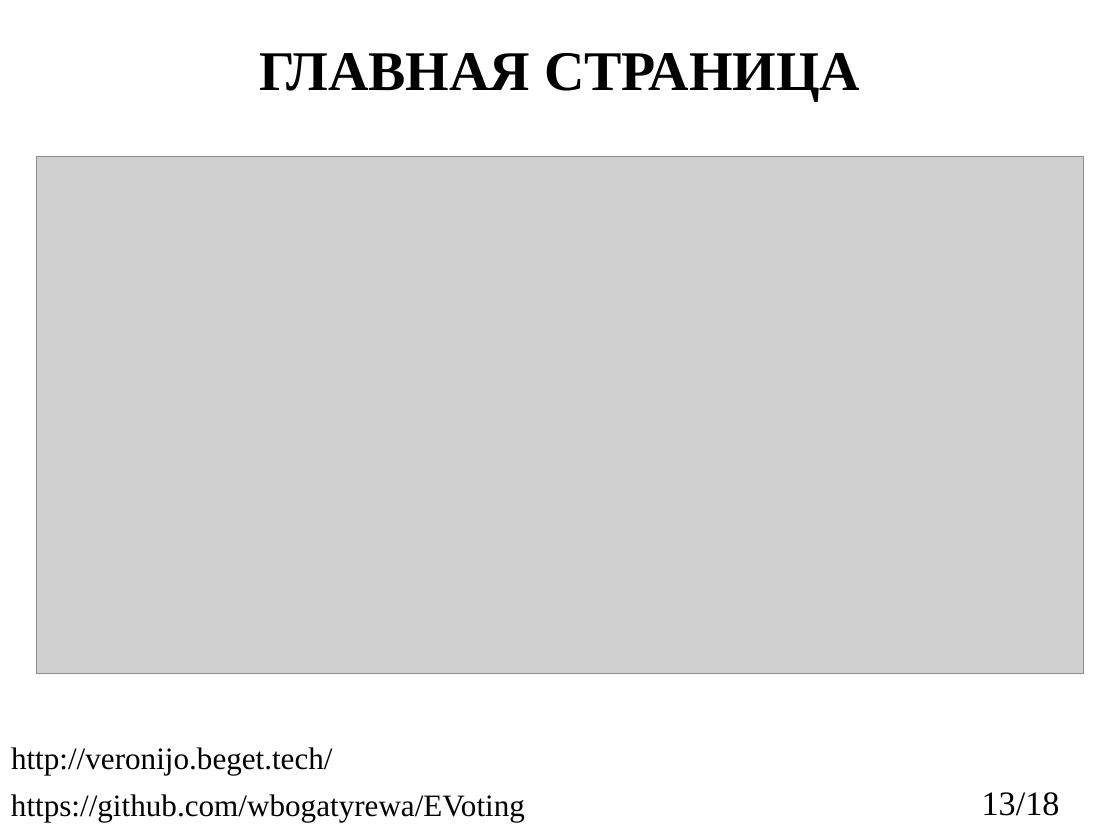
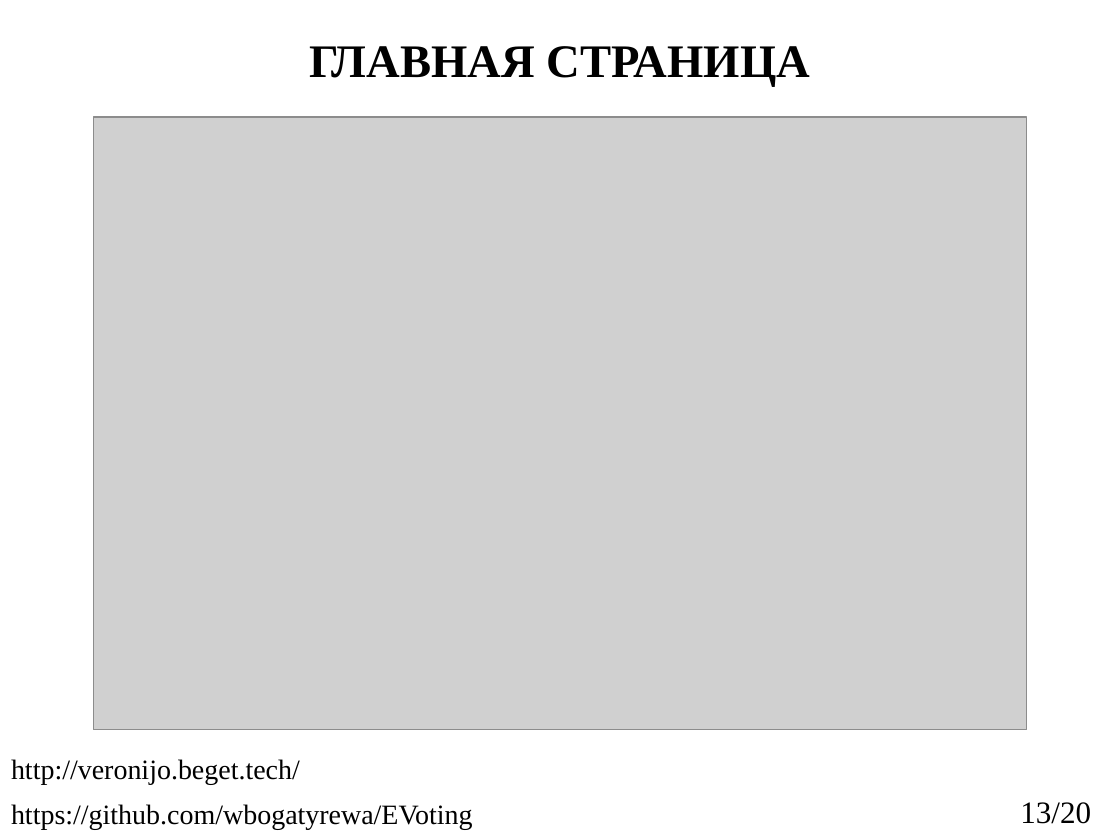
Before and after one commit to wbogatyrewa/EVoting, a slide deck: slide 13 of reports/2023_403_БогатыреваВО_slides.pptx. Drawn at 1120x840 pixels with LibreOffice and Linux fonts; fonts in the diff are those of the drawing; grey boxes stand for pictures. Boxes give left, top, right and bottom in pixels: in the first picture for what was removed or moved away, otherwise in the second. Text is boxed around its words. In the diff, an @@ line names an element or a change of style, - is before the commit and + after.

```diff
--- a/reports/2023_403_БогатыреваВО_slides.pptx
+++ b/reports/2023_403_БогатыреваВО_slides.pptx
@@ title "ГЛАВНАЯ СТРАНИЦА": place and size @@
-title "ГЛАВНАЯ СТРАНИЦА" at [259,53,860,100]
+title "ГЛАВНАЯ СТРАНИЦА" at [309,46,810,87]
@@ title "ГЛАВНАЯ СТРАНИЦА" at [309,46,810,87]: size 36 to 30 pt @@
@@ picture: place and size @@
-picture at [36,157,1083,674]
+picture at [93,118,1026,730]
@@ text "http://veronijo.beget.tech/": place and size @@
-text "http://veronijo.beget.tech/" at [11,747,333,775]
+text "http://veronijo.beget.tech/" at [11,759,300,784]
@@ text "http://veronijo.beget.tech/" at [11,759,300,784]: size 20 to 18 pt @@
@@ text "https://github.com/wbogatyrewa/EVoting" at [11,804,473,829]: size 20 to 18 pt @@
@@ text "https://github.com/wbogatyrewa/EVoting": place and size @@
-text "https://github.com/wbogatyrewa/EVoting" at [11,794,525,821]
+text "https://github.com/wbogatyrewa/EVoting" at [11,804,473,829]
@@ text at [1020,802,1091,824]: text changed; size 22 to 20 pt @@
-13/18
+13/20
```
Also in this commit, not shown: 15 other slides changed, 3 slides added, 1 slide removed, 2 other files.
